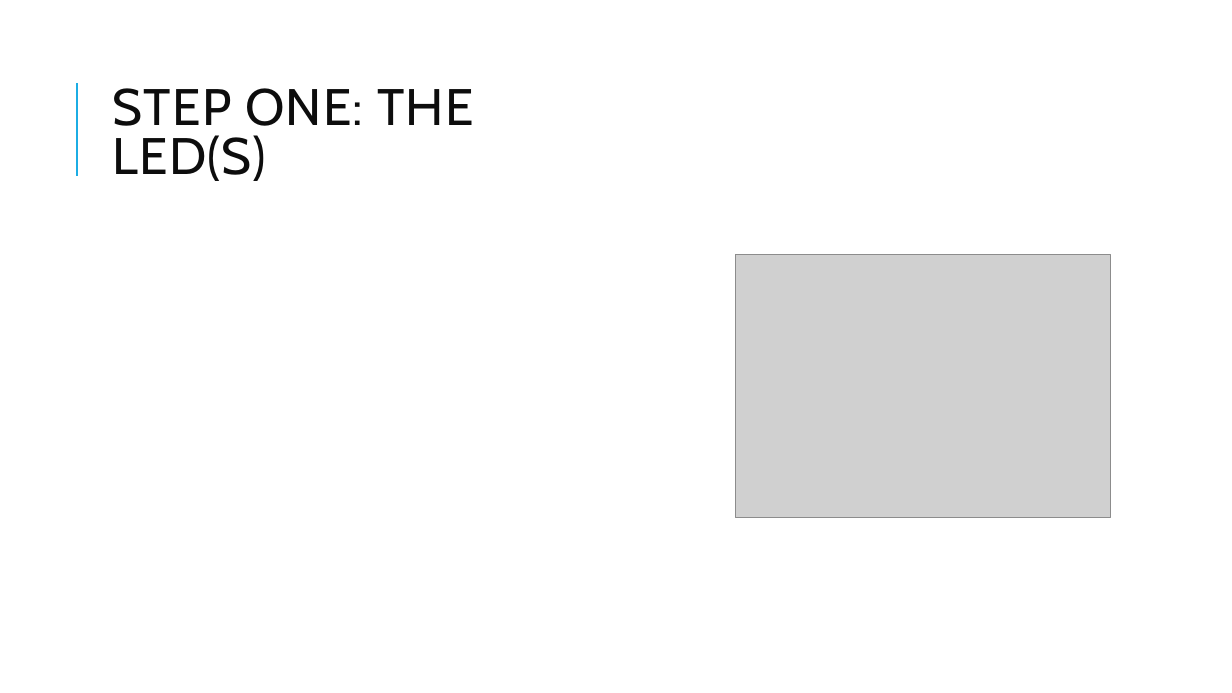
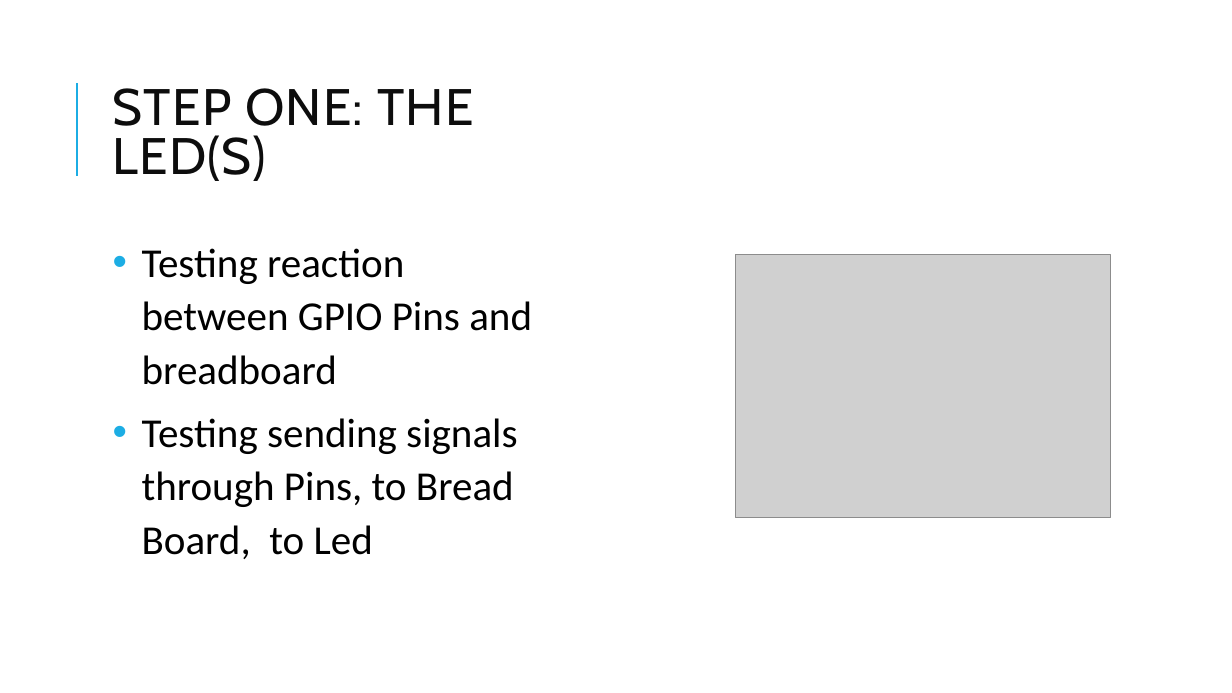
Before and after one commit to jmapjp/EMT2390LStuff, a slide deck: slide 4 of Semester Project/Semester project 2390l.pptx. Drawn at 1232x693 pixels with LibreOffice and Linux fonts; fonts in the diff are those of the drawing; grey boxes stand for pictures. Boxes give left, top, right and bottom in pixels: in the first picture for what was removed or moved away, otherwise in the second. Text is boxed around its words. In the diff, an @@ line names an element or a change of style, - is before the commit and + after.

```diff
--- a/Semester Project/Semester project 2390l.pptx
+++ b/Semester Project/Semester project 2390l.pptx
@@ text added at (142, 248, 532, 559), 32 pt, text #000000 @@
+• Testing reaction between GPIO Pins and breadboard
+• Testing sending signals through Pins, to Bread Board, to Led
```
Also in this commit, not shown: 3 other slides changed, 3 slides added, 5 slides removed.
